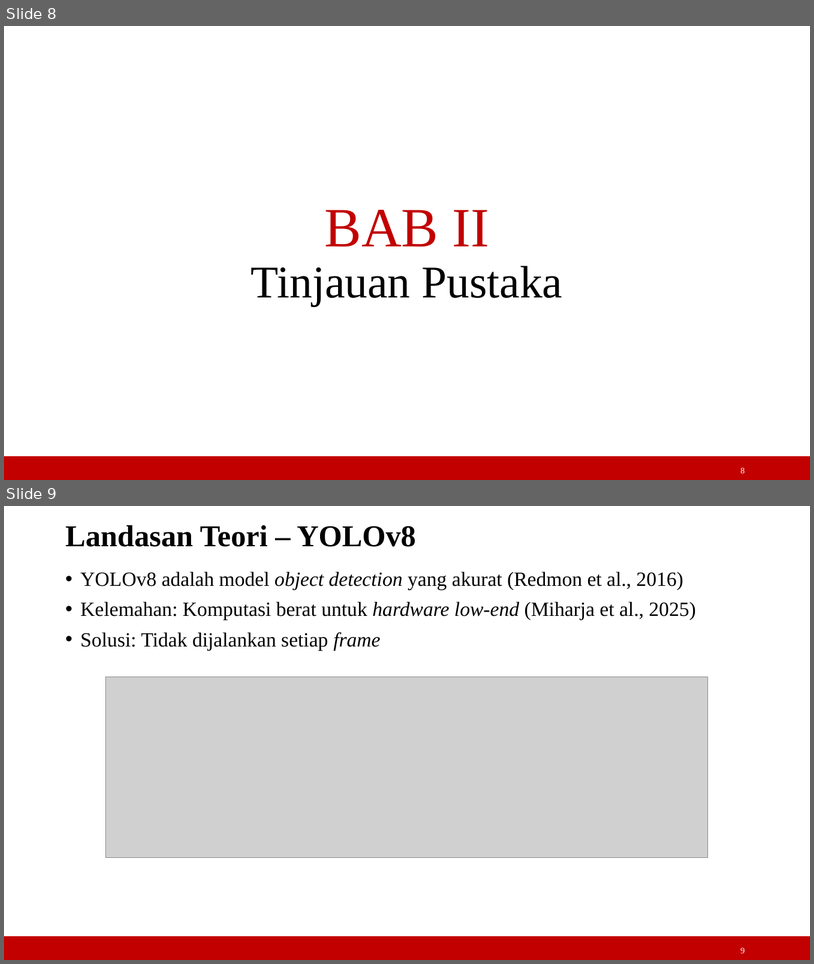
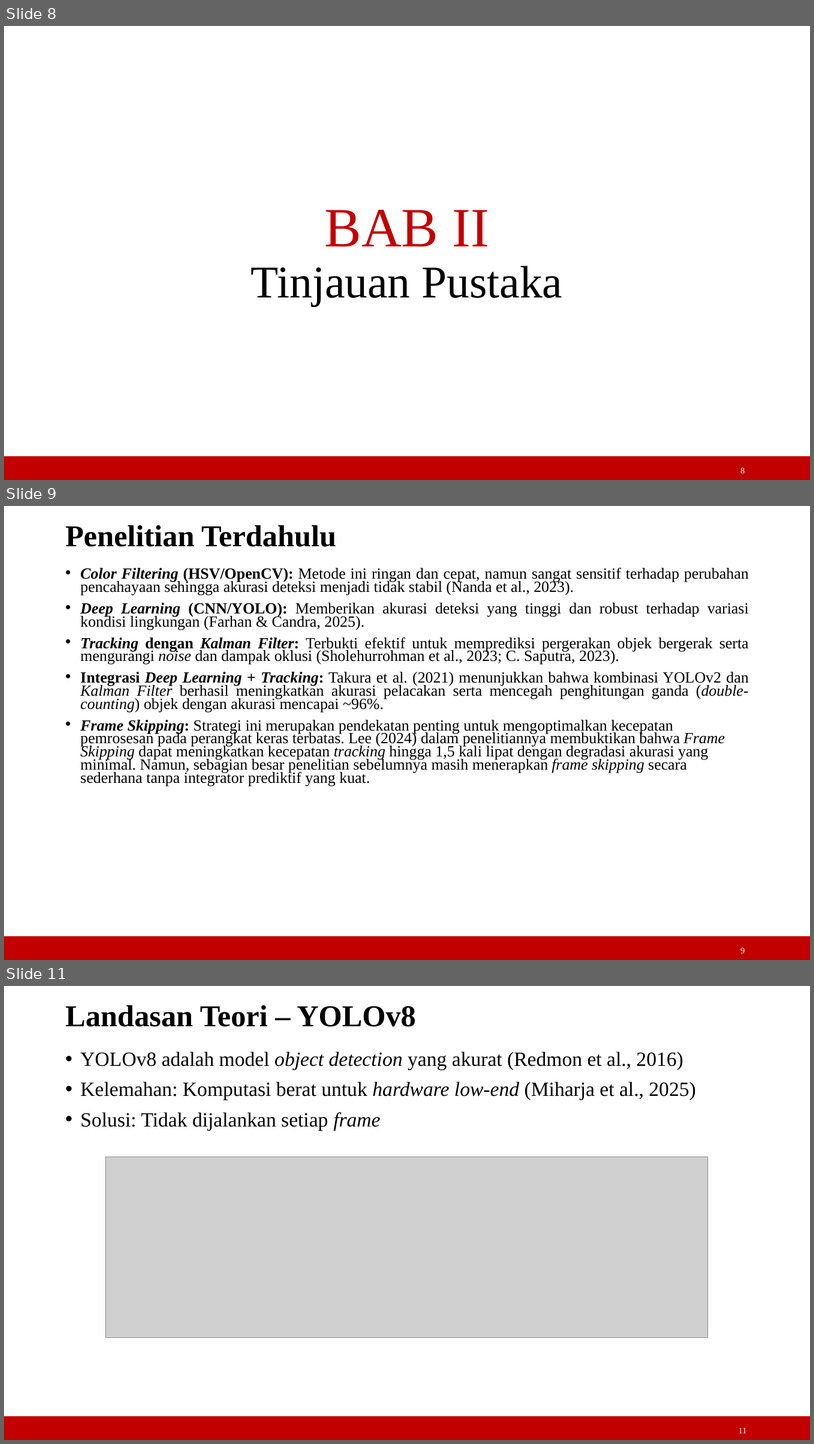
Before and after one commit to freack21/myTA, a slide deck: laporan/slide_semhas.ppt. Shown one above the other, each under a label of ours: slides 8 and 9 before the commit, slides 8, 9 and 11 after it; the slides between them are not shown. The pictures are 814x964 and 814x1444 pixels, drawn with LibreOffice and Linux fonts; fonts in the diff are those of the drawing; grey boxes stand for pictures. Boxes give left, top, right and bottom in pixels: in the first picture for what was removed or moved away, otherwise in the second. Text is boxed around its words. In the diff, an @@ line names an element or a change of style, - is before the commit and + after.

Commit message:
tambah penelitian terdahulu di ppt semhas

```diff
--- a/laporan/slide_semhas.ppt
+++ b/laporan/slide_semhas.ppt
@@ slide 9 added at (4,506,810,960), background #FFFFFF; not listed: 1 template element that a slide beside it also shows @@
@@ text added at (65,525,336,547), 36 pt, text #000000, bold @@
+Penelitian Terdahulu
@@ text added at (80,567,749,786), 18.5 pt, text #000000 @@
+• Color Filtering (HSV/OpenCV): Metode ini ringan dan cepat, namun sangat sensitif terhadap perubahan pencahayaan sehingga akurasi deteksi menjadi tidak stabil (Nanda et al., 2023).
+• Deep Learning (CNN/YOLO): Memberikan akurasi deteksi yang tinggi dan robust terhadap variasi kondisi lingkungan (Farhan & Candra, 2025).
+• Tracking dengan Kalman Filter: Terbukti efektif untuk memprediksi pergerakan objek bergerak serta mengurangi noise dan dampak oklusi (Sholehurrohman et al., 2023; C. Saputra, 2023).
+• Integrasi Deep Learning + Tracking: Takura et al. (2021) menunjukkan bahwa kombinasi YOLOv2 dan Kalman Filter berhasil meningkatkan akurasi pelacakan serta mencegah penghitungan ganda (double-counting) objek dengan akurasi mencapai ~96%.
+• Frame Skipping: Strategi ini merupakan pendekatan penting untuk mengoptimalkan kecepatan pemrosesan pada perangkat keras terbatas. Lee (2024) dalam penelitiannya membuktikan bahwa Frame Skipping dapat meningkatkan kecepatan tracking hingga 1,5 kali lipat dengan degradasi akurasi yang minimal. Namun, sebagian besar penelitian sebelumnya masih menerapkan frame skipping secara sederhana tanpa integrator prediktif yang kuat.
@@ page number added at (741,947,745,953), 10.2 pt, text #FFFFFF @@
+9
@@ what was slide 9 is now slide 11 @@
@@ page number at (739,1427,747,1433): text changed @@
-9
+11
```
Also in this commit, not shown: 5 slides changed, 3 other slides added, 2 other files.
